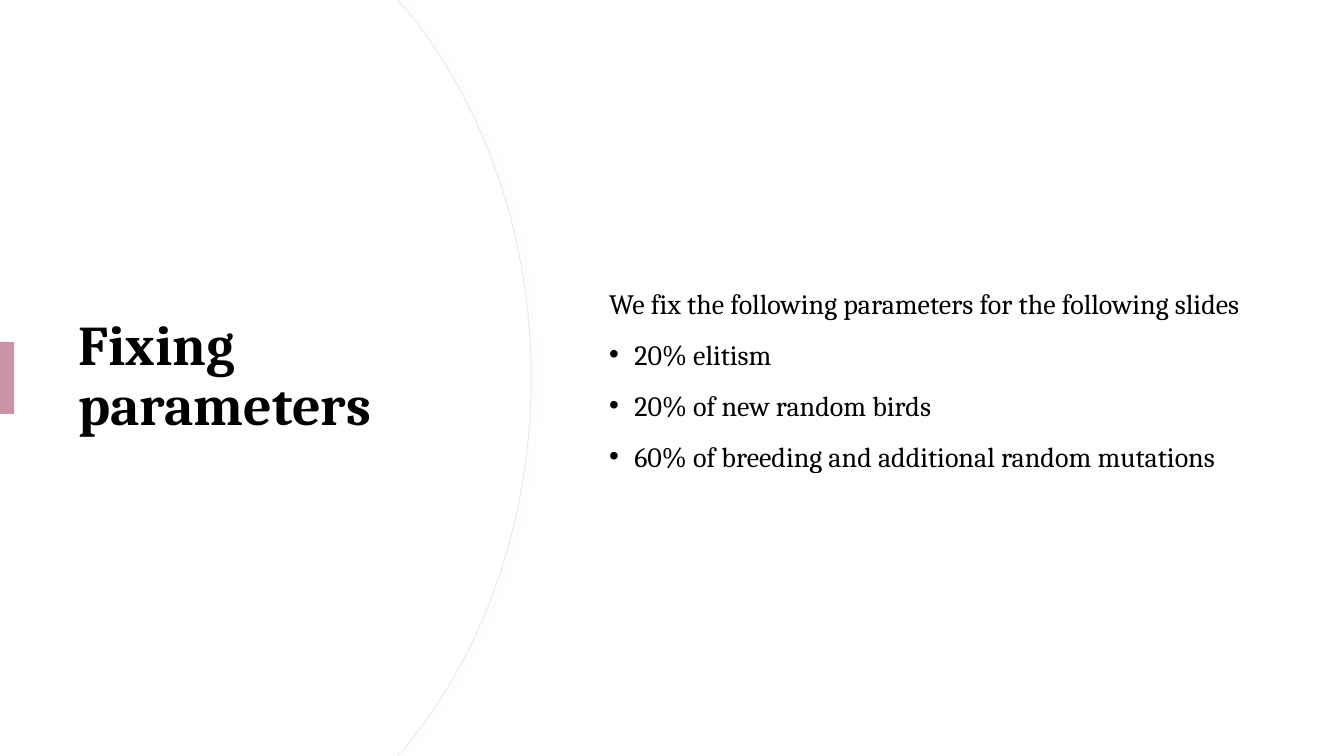
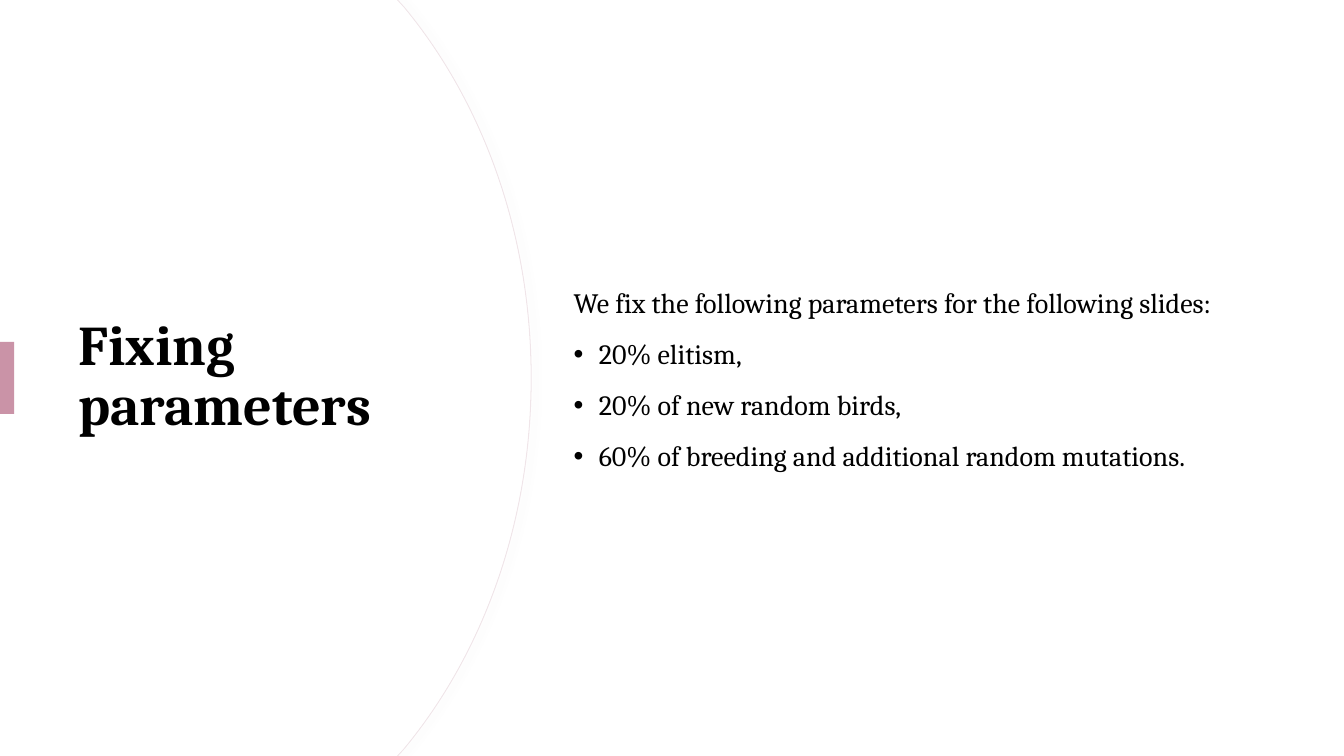
Before and after one commit to lucabonengel/FlappyProject, a slide deck: slide 17 of slides.pptx (slide 9 before the commit). Drawn at 1344x756 pixels with LibreOffice and Linux fonts; fonts in the diff are those of the drawing. Boxes give left, top, right and bottom in pixels: in the first picture for what was removed or moved away, otherwise in the second. Text is boxed around its words. In the diff, an @@ line names an element or a change of style, - is before the commit and + after.

```diff
--- a/slides.pptx
+++ b/slides.pptx
@@ text at (x1=574, y1=293, x2=1211, y2=472): text changed @@
-We fix the following parameters for the following slides
-• 20% elitism
-• 20% of new random birds
-• 60% of breeding and additional random mutations
+We fix the following parameters for the following slides:
+• 20% elitism,
+• 20% of new random birds,
+• 60% of breeding and additional random mutations.
```
Also in this commit, not shown: 10 other slides changed, 11 slides added, 5 other files.
